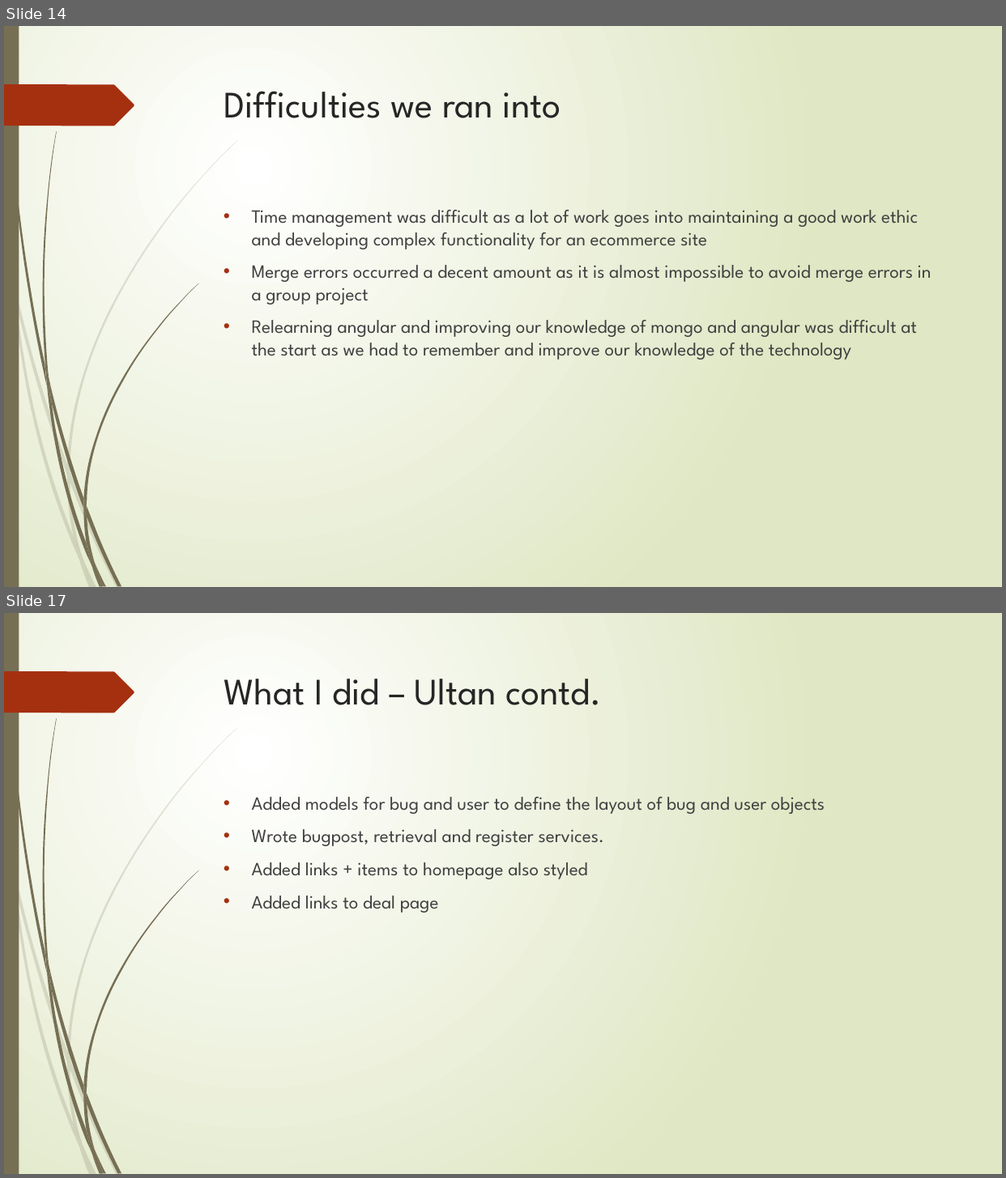
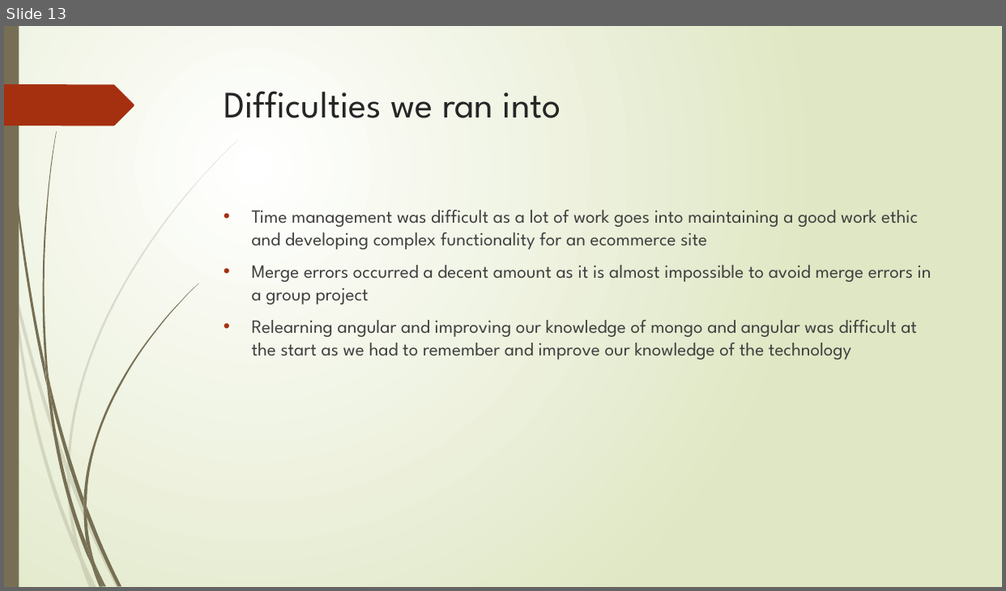
Before and after one commit to Ultan-Kearns/eCommerceApp, a slide deck: Presentation IT Professional.pptx. Shown one above the other, each under a label of ours: slides 14 and 17 before the commit, slide 13 after it; the slides between them are not shown. The pictures are 1006x1178 and 1006x591 pixels, drawn with LibreOffice and Linux fonts; fonts in the diff are those of the drawing. Boxes give left, top, right and bottom in pixels: in the first picture for what was removed or moved away, otherwise in the second. Text is boxed around its words. In the diff, an @@ line names an element or a change of style, - is before the commit and + after.

```diff
--- a/Presentation IT Professional.pptx
+++ b/Presentation IT Professional.pptx
@@ slide 17 removed at box(4, 613, 1002, 1174), background gradient #FFFFFF to #DFE8C4; not listed: 24 template elements that a slide beside it also shows @@
@@ title removed at box(224, 679, 602, 705) @@
-What I did – Ultan contd.
@@ text removed at box(252, 797, 825, 913) @@
-• Added models for bug and user to define the layout of bug and user objects
-• Wrote bugpost, retrieval and register services.
-• Added links + items to homepage also styled
-• Added links to deal page
@@ what was slide 14 is now slide 13 @@
```
Also in this commit, not shown: 4 slides changed, 4 other slides removed.
